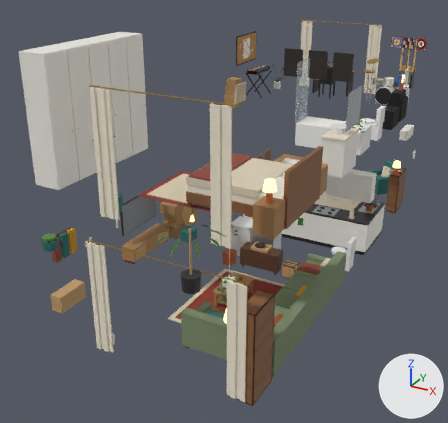
Renders of the glTF model art/models/home/shenton/shenton_interior.glb from each side of a commit.
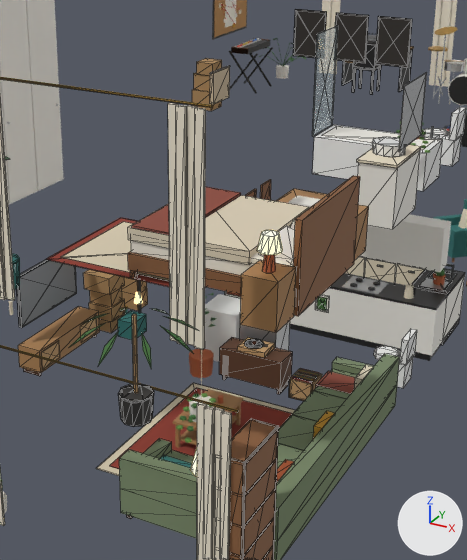
There are two pictures of each version: one whole from a 50 mm lens placed at (9.17, -7.9, 7.8), pointed at (2.47, 4.28, 1.71), one close up on the part from 25% to 86% of the width and 10% to 88% of the height. Lighting does not change. The marker at lower right points along +X, +Y and +Z. The last two pictures show the newer version. The close-ups show mesh edges as thin lines.

Names of what the first close-up shows: 'Bath-col', 'Bed-col', 'Bedside-col', 'Bookshelf-col', 'Curtains_Bed1', 'Curtains_Lounge', 'Kitchen_Back-col', 'Robes-col', 'Rug_Bed1', 'Rug_Lounge', 'Sofa-col', 'Vanity-col' and 47 more.
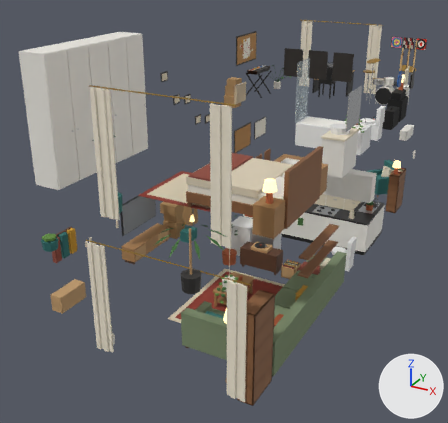
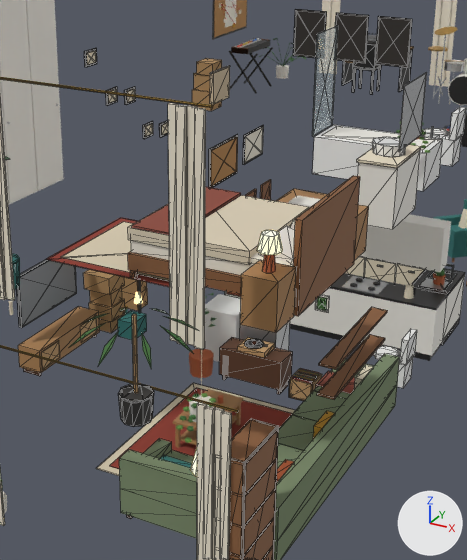
Location of each change, [x1, y1, x2, y2] in pixels of the close-ups (467 x 560 px):
'TrophyShelf', added (brown): after [317, 334, 385, 400]
'TrophyShelf_1', added (brown): after [319, 307, 388, 370]
'Corkboard_Blank', added: after [209, 134, 238, 188]
'RoadMap_Frame', added: after [243, 125, 264, 165]
'PhotoFrame_Blank_5', added: after [84, 48, 97, 67]
'PhotoFrame_Blank_4', added: after [106, 87, 118, 106]
'PhotoFrame_Blank_2', added: after [143, 121, 153, 139]
'PhotoFrame_Blank_3', added: after [124, 86, 136, 105]
'PhotoFrame_Blank_1', added: after [159, 120, 168, 137]

The change, as a diff of the scene's bpy script:
```diff
--- a/art/models/home/shenton/shenton_interior.glb.py
+++ b/art/models/home/shenton/shenton_interior.glb.py
@@ ob_photoframe_blank_5 @@
+ob_photoframe_blank_5 = bpy.data.objects.new('PhotoFrame_Blank_5', me_photoframe_blank_5)  # a box spanning x 0.02..0.045, y 5.35..5.65, z 4.419..4.659, material slot 0; a box spanning x 0.045..0.049, y 5.38..5.62, z 4.449..4.629, material slot 1; in mat_f_frame (black #2b2622), mat_f_cream (pale yellow #e7dcc4)
+ob_photoframe_blank_5.location = (0.0, 0.0, 0.0)
@@ ob_photoframe_blank_4 @@
+ob_photoframe_blank_4 = bpy.data.objects.new('PhotoFrame_Blank_4', me_photoframe_blank_4)  # a box spanning x 0.02..0.045, y 5.9..6.2, z 3.71..3.95, material slot 0; a box spanning x 0.045..0.049, y 5.93..6.17, z 3.74..3.92, material slot 1; in mat_f_frame (black #2b2622), mat_f_cream (pale yellow #e7dcc4)
+ob_photoframe_blank_4.location = (0.0, 0.0, 0.0)
@@ ob_photoframe_blank_3 @@
+ob_photoframe_blank_3 = bpy.data.objects.new('PhotoFrame_Blank_3', me_photoframe_blank_3)  # a box spanning x 0.02..0.045, y 6.45..6.75, z 3.602..3.842, material slot 0; a box spanning x 0.045..0.049, y 6.48..6.72, z 3.632..3.812, material slot 1; in mat_f_frame (black #2b2622), mat_f_cream (pale yellow #e7dcc4)
+ob_photoframe_blank_3.location = (0.0, 0.0, 0.0)
@@ ob_photoframe_blank_2 @@
+ob_photoframe_blank_2 = bpy.data.objects.new('PhotoFrame_Blank_2', me_photoframe_blank_2)  # a box spanning x 0.02..0.045, y 7.0..7.3, z 2.893..3.133, material slot 0; a box spanning x 0.045..0.049, y 7.03..7.27, z 2.923..3.103, material slot 1; in mat_f_frame (black #2b2622), mat_f_cream (pale yellow #e7dcc4)
+ob_photoframe_blank_2.location = (0.0, 0.0, 0.0)
@@ ob_photoframe_blank_1 @@
+ob_photoframe_blank_1 = bpy.data.objects.new('PhotoFrame_Blank_1', me_photoframe_blank_1)  # a box spanning x 0.02..0.045, y 7.55..7.85, z 2.785..3.025, material slot 0; a box spanning x 0.045..0.049, y 7.58..7.82, z 2.815..2.995, material slot 1; in mat_f_frame (black #2b2622), mat_f_cream (pale yellow #e7dcc4)
+ob_photoframe_blank_1.location = (0.0, 0.0, 0.0)
@@ ob_trophyshelf_1 @@
+ob_trophyshelf_1 = bpy.data.objects.new('TrophyShelf_1', me_trophyshelf_1)  # a box spanning x 5.17..5.39, y 2.45..4.25, z 1.97..2.0; in mat_f_wood_mid (brown #8a5e3c)
+ob_trophyshelf_1.location = (0.0, 0.0, 0.0)
@@ ob_trophyshelf @@
+ob_trophyshelf = bpy.data.objects.new('TrophyShelf', me_trophyshelf)  # a box spanning x 5.17..5.39, y 2.45..4.25, z 1.57..1.6; in mat_f_wood_mid (brown #8a5e3c)
+ob_trophyshelf.location = (0.0, 0.0, 0.0)
@@ ob_roadmap_frame @@
+ob_roadmap_frame = bpy.data.objects.new('RoadMap_Frame', me_roadmap_frame)  # a box spanning x 0.02..0.045, y 10.9..11.8, z 1.39..2.01, material slot 0; a box spanning x 0.045..0.049, y 10.93..11.77, z 1.42..1.98, material slot 1; in mat_f_frame (black #2b2622), mat_f_paper (white #f4f0e2)
+ob_roadmap_frame.location = (0.0, 0.0, 0.0)
@@ ob_corkboard_blank @@
+ob_corkboard_blank = bpy.data.objects.new('Corkboard_Blank', me_corkboard_blank)  # a box spanning x 0.02..0.04, y 9.4..10.6, z 1.3..2.1, material slot 0; a box spanning x 0.04..0.05, y 9.44..10.56, z 1.34..2.06, material slot 1; in mat_f_frame (black #2b2622), mat_f_cork (orange #b98c5a)
+ob_corkboard_blank.location = (0.0, 0.0, 0.0)
```
